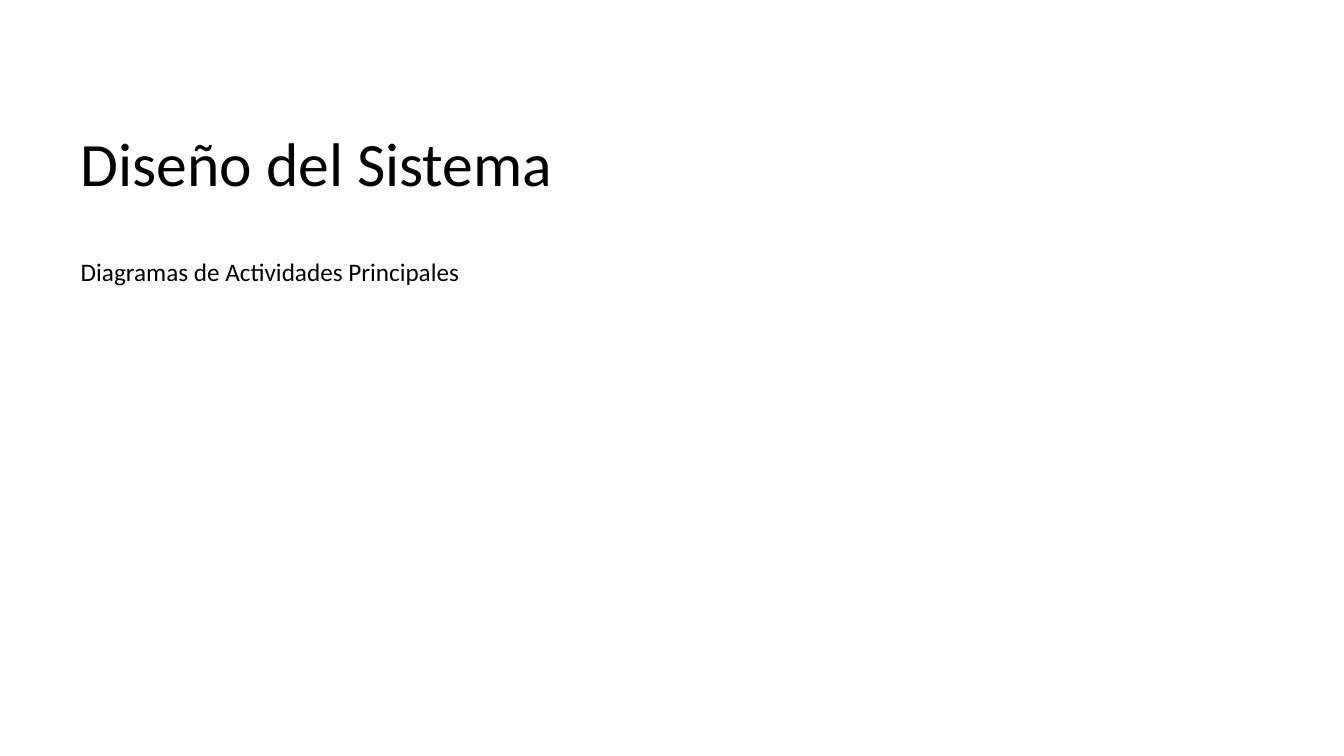
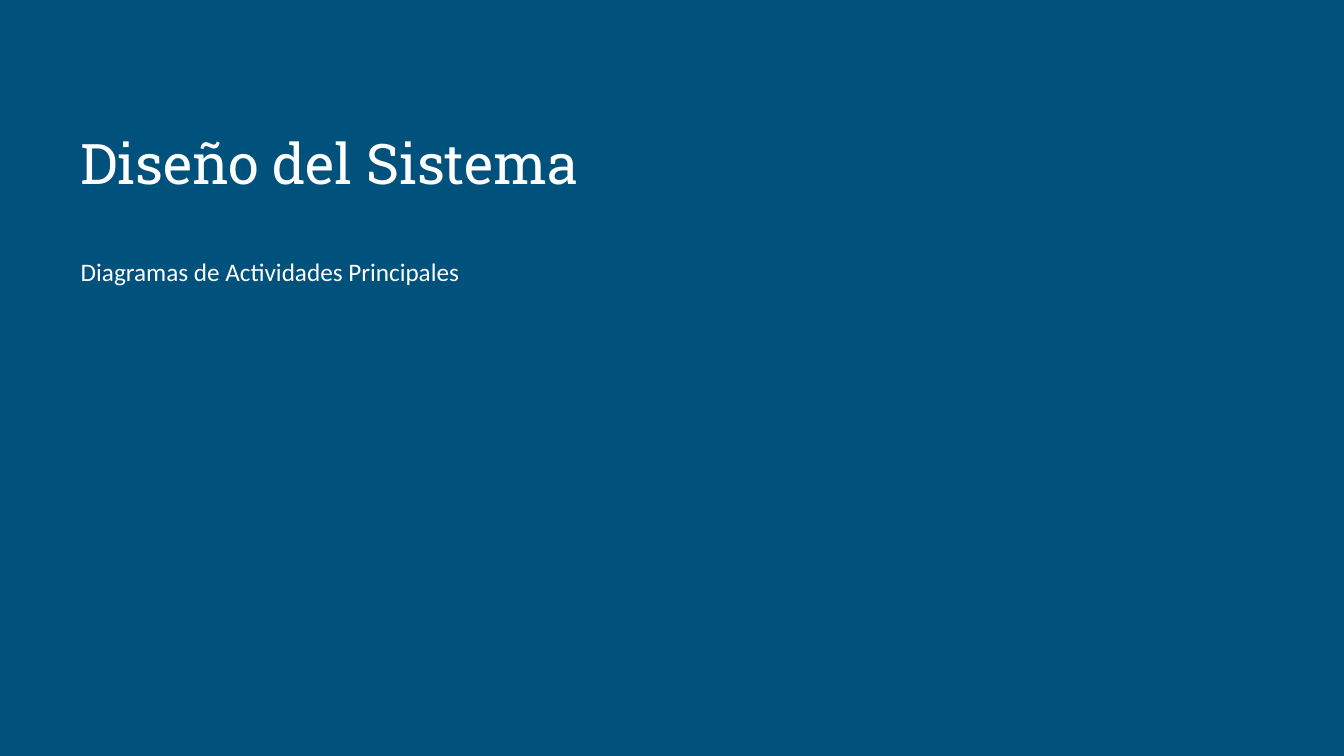
Before and after one commit to RashRiper/Proyecto-WEBNOVA, a slide deck: slide 8 of Fase_1.0/IT1-Estructura Presentación-Portafolio de Título Ing.Informática.pptx. Drawn at 1344x756 pixels with LibreOffice and Linux fonts; fonts in the diff are those of the drawing; background and template pictures are left out. Boxes give left, top, right and bottom in pixels: in the first picture for what was removed or moved away, otherwise in the second. Text is boxed around its words. In the diff, an @@ line names an element or a change of style, - is before the commit and + after.

```diff
--- a/Fase_1.0/IT1-Estructura Presentación-Portafolio de Título Ing.Informática.pptx
+++ b/Fase_1.0/IT1-Estructura Presentación-Portafolio de Título Ing.Informática.pptx
@@ background picture (left out) to #00517C @@
@@ title "Diseño del Sistema" at bbox=[81, 141, 578, 185]: size 44 to 40 pt, font Calibri to Roboto Slab, text colour #000000 to #FFFFFF @@
@@ text "Diagramas de Actividades Principales" at bbox=[81, 263, 459, 286]: text colour #000000 to #FFFFFF @@
```
Also in this commit, not shown: 11 other slides changed, 1 slide added, 1 slide removed, 7 other files.
